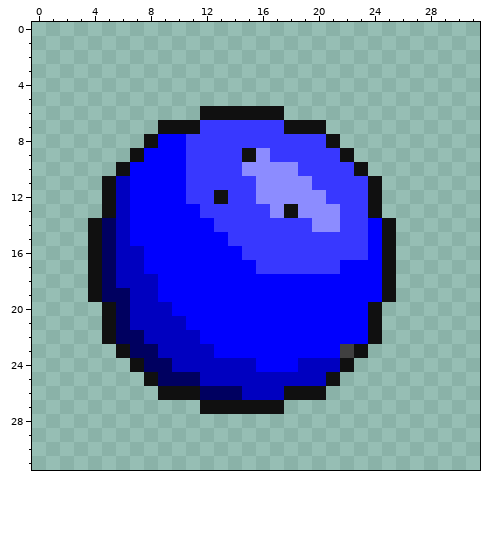
Two versions of one pixel-art sprite, Monja/Assets/Image/Item_Image/item_001.png. This is how it looked before the edit.
The file is 32x32 pixels.
New version:
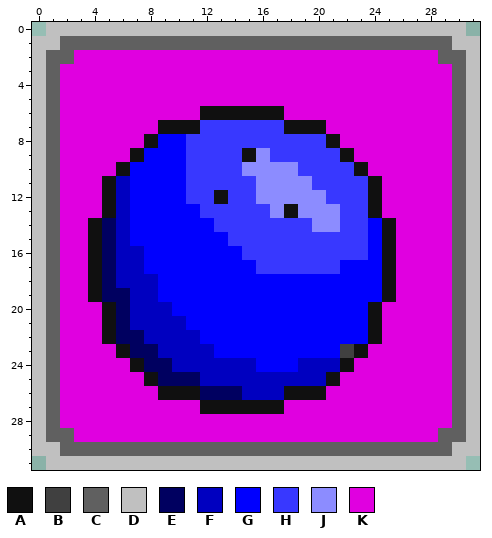
Palette (. is transparent): A #101010  B #404040  C #606060  D #c0c0c0  E #000060  F #0000c0  G #0000fe  H #3838ff  J #8c8cff  K #e000e0
Difference:
y 0: x 1..30 .............................. -> DDDDDDDDDDDDDDDDDDDDDDDDDDDDDD
y 1: x 0..31 ................................ -> DDCCCCCCCCCCCCCCCCCCCCCCCCCCCCDD
y 2: x 0..31 ................................ -> DCCKKKKKKKKKKKKKKKKKKKKKKKKKKCCD
y 3..5: x 0..31 ................................ -> DCKKKKKKKKKKKKKKKKKKKKKKKKKKKKCD
y 6: x 0..11 ............ -> DCKKKKKKKKKK; x 18..31 .............. -> KKKKKKKKKKKKCD
y 7: x 0..8 ......... -> DCKKKKKKK; x 21..31 ........... -> KKKKKKKKKCD
y 8: x 0..7 ........ -> DCKKKKKK; x 22..31 .......... -> KKKKKKKKCD
y 9: x 0..6 ....... -> DCKKKKK; x 23..31 ......... -> KKKKKKKCD
y 10: x 0..5 ...... -> DCKKKK; x 24..31 ........ -> KKKKKKCD
y 11..13: x 0..4 ..... -> DCKKK; x 25..31 ....... -> KKKKKCD
y 14..19: x 0..3 .... -> DCKK; x 26..31 ...... -> KKKKCD
y 20..22: x 0..4 ..... -> DCKKK; x 25..31 ....... -> KKKKKCD
y 23: x 0..5 ...... -> DCKKKK; x 24..31 ........ -> KKKKKKCD
y 24: x 0..6 ....... -> DCKKKKK; x 23..31 ......... -> KKKKKKKCD
y 25: x 0..7 ........ -> DCKKKKKK; x 22..31 .......... -> KKKKKKKKCD
y 26: x 0..8 ......... -> DCKKKKKKK; x 21..31 ........... -> KKKKKKKKKCD
y 27: x 0..11 ............ -> DCKKKKKKKKKK; x 18..31 .............. -> KKKKKKKKKKKKCD
y 28: x 0..31 ................................ -> DCKKKKKKKKKKKKKKKKKKKKKKKKKKKKCD
y 29: x 0..31 ................................ -> DCCKKKKKKKKKKKKKKKKKKKKKKKKKKCCD
y 30: x 0..31 ................................ -> DDCCCCCCCCCCCCCCCCCCCCCCCCCCCCDD
y 31: x 1..30 .............................. -> DDDDDDDDDDDDDDDDDDDDDDDDDDDDDD
